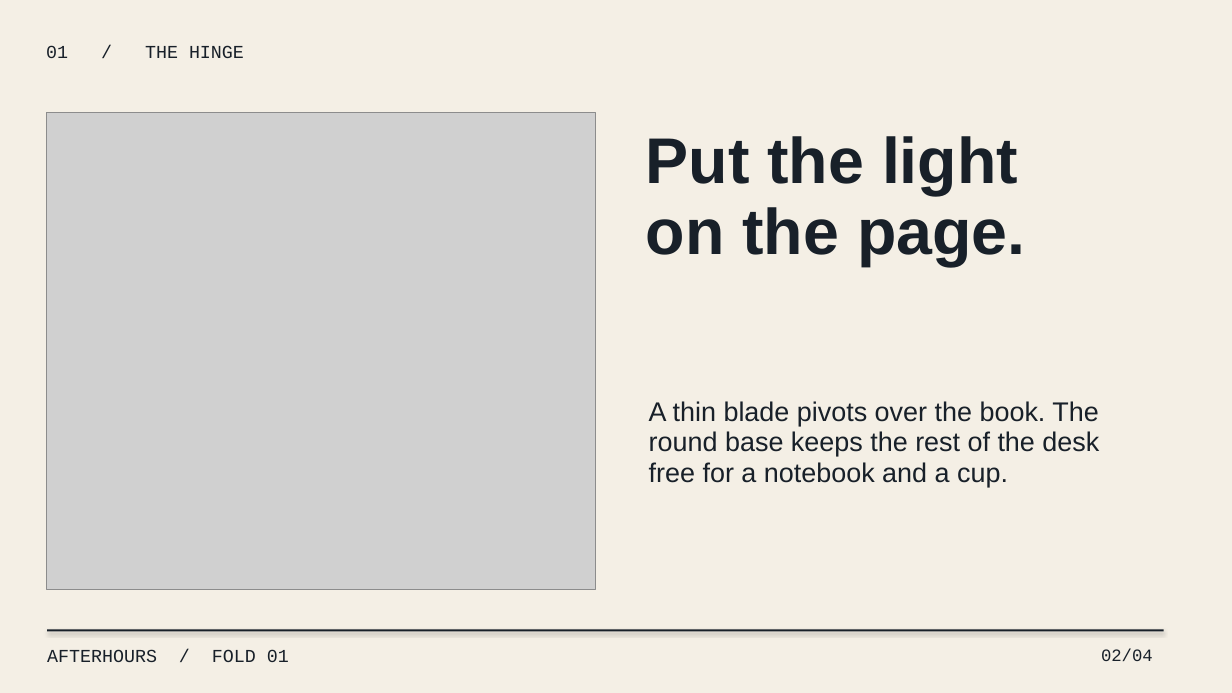
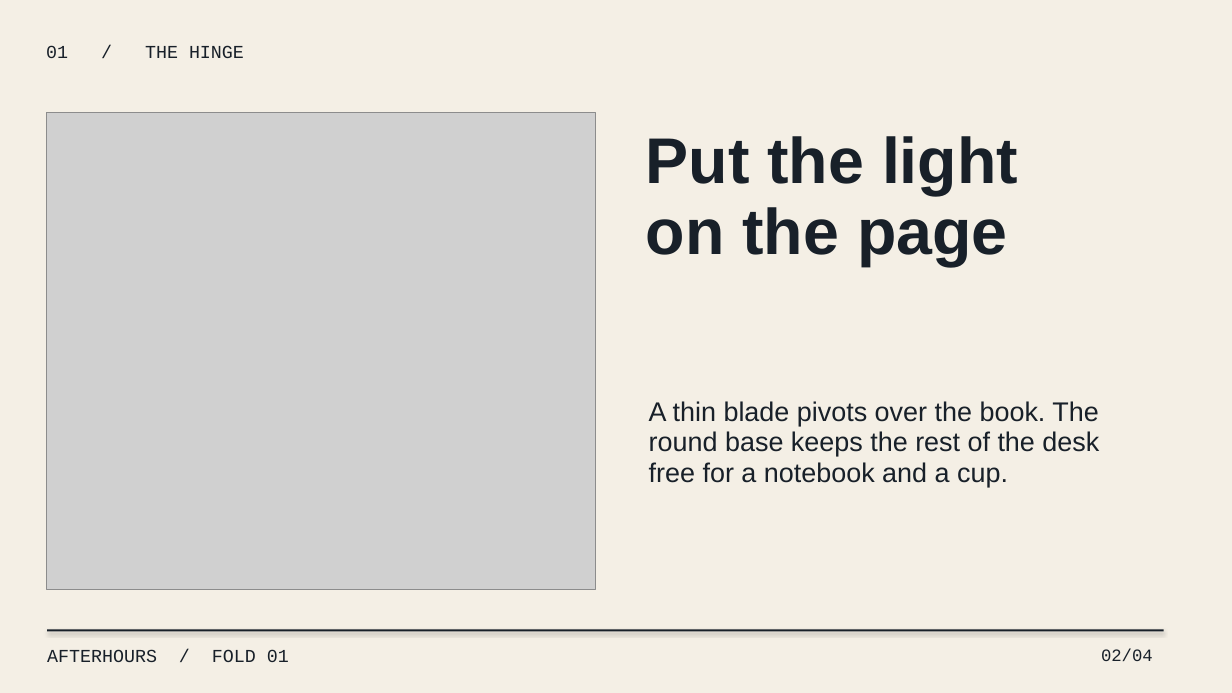
Before and after one commit to joeymilano/joey-design, a slide deck: slide 2 of docs/afterhours-deck-en.pptx. Drawn at 1232x693 pixels with LibreOffice and Linux fonts; fonts in the diff are those of the drawing; grey boxes stand for pictures. Boxes give left, top, right and bottom in pixels: in the first picture for what was removed or moved away, otherwise in the second. Text is boxed around its words. In the diff, an @@ line names an element or a change of style, - is before the commit and + after.

```diff
--- a/docs/afterhours-deck-en.pptx
+++ b/docs/afterhours-deck-en.pptx
@@ text at (646, 207, 1007, 266): text changed @@
-on the page.
+on the page
```
Also in this commit, not shown: 3 other slides changed, 23 other files.
